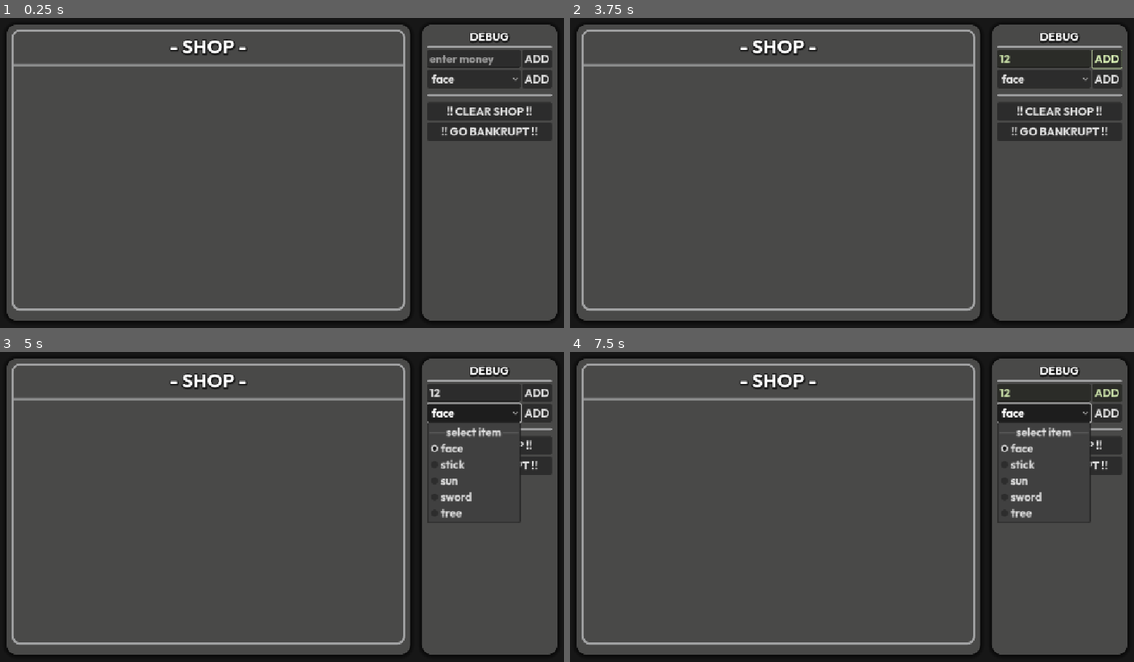
Above: before the commit, frames 1-4 (two rows, left to right).
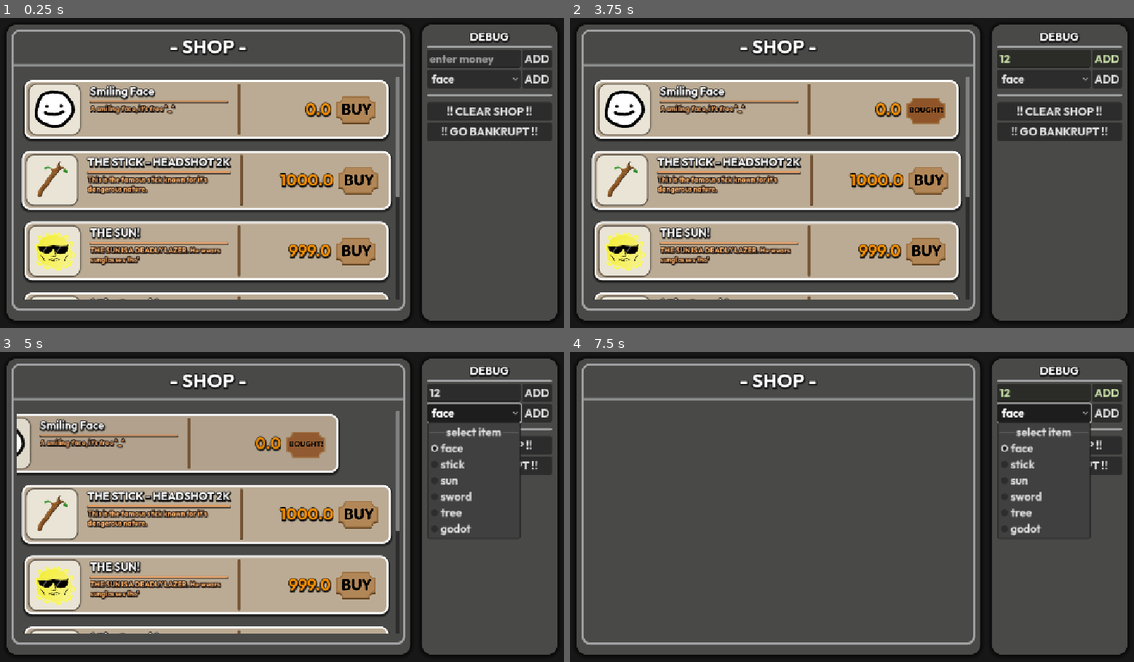
Above: after the commit, the same moments.

Repository: EakyRtk/simple-godot-ui-demo
Game: Godot game, scene res://gui_canvas.tscn
Same seed, same stepped clock (60 frames per second), same inputs: the game is played once before the commit and once after it. The project has no main scene, so this scene is started directly. The engine's default icon, where the game draws it, is replaced by a stand-in: a white triangle on a blue panel in a dark square.
Inputs (mouse positions are in pixels of both pictures, inside the frame that each line leads up to):
- Up to frame 1 (0.25 s): no input
- Up to frame 2 (3.75 s): click (1043, 58) at 0.52 s; type "12" at 0.6 s; click "!! GO BANKRUPT !!" at 1.25 s; click "!! GO BANKRUPT !!" at 2 s; click "ADD" at 2.75 s; click (925, 107) at 3.52 s
- Up to frame 3 (5 s): click "face" at 4.25 s
- Up to frame 4 (7.5 s): click "ADD" at 5 s; click "!! CLEAR SHOP !!" at 5.75 s; click "ADD" at 6.5 s; click "face" at 7.25 s

The runs differ from the first frame. In frame 1, 40% of the frame differs, in the area x 3-71%, y 19-91%; in frame 2, 40%, in the area x 3-98%, y 10-91%; in frame 3, 39%; in frame 4, 0.2%.

Commit message:
commentos

Diff:
--- a/GUI/slot.gd
+++ b/GUI/slot.gd
@@ -16,6 +16,19 @@
 	#you will have to use .append_text()
 	lore_rich_text.add_text(Global.items[item_name].item_lore)
 	price_label.text = str(Global.items[item_name].item_price)
+
+
+#--Yappin--
+#You could also ignore the binding logic in the gui manager and instead
+#handle the buying logic solely in Slot script but if you wanted to implement
+#different things or there are many stuff that must be handled
+#having gui manager to handle stuff can be more flexible. This was the situation
+#for my plugin. Because plugin needs @tool to work. Giving many scripts @tool
+#and try to make them work can be more hard in that way. In that situation
+#I havent gave any script to the ui elements and handled all the operation in
+#the main script. But anyways, it depends on the situation and the logic of the system
+#there is no need to make everything in the same principle.
+#---
 
 
 func get_lost_lol()->void:
@@ -37,6 +50,9 @@
 	var tween = create_tween()
 	tween.tween_property(self, "scale", val, tw_time)
 
+#happens when enter tree, its the same as connecting nodes in the node section
+#but because they have the same purpose I connected them into the same function
+#instead of creating two separate functions: _on_mouse_entered, _on_mouse_exited
 func _enter_tree() -> void:
 	self.mouse_entered.connect(_mouse_tween.bind(Vector2.ONE * 1.01))
 	self.mouse_exited.connect(_mouse_tween.bind(Vector2.ONE))
--- a/globals/global.gd
+++ b/globals/global.gd
@@ -28,7 +28,8 @@
 	"stick": preload("res://item/item_resources/stick.tres"),
 	"sun": preload("res://item/item_resources/sun.tres"),
 	"sword": preload("res://item/item_resources/sword.tres"),
-	"tree": preload("res://item/item_resources/tree.tres")
+	"tree": preload("res://item/item_resources/tree.tres"),
+	"godot": preload("res://item/item_resources/godot.tres")
 }
 
 func add_item_to_player(item_name: String)->void:
--- a/gui_canvas.tscn
+++ b/gui_canvas.tscn
@@ -35,7 +35,6 @@
 grow_vertical = 2
 theme = ExtResource("2_dcgop")
 script = ExtResource("3_qrceq")
-place_every_item = false
 metadata/_edit_lock_ = true
 
 [node name="MarginContainer" type="MarginContainer" parent="GUIManager"]
--- a/gui_manager.gd
+++ b/gui_manager.gd
@@ -33,6 +33,10 @@
 	#flexible and easy
 	new_item_slot.set_meta("item_name", item_name)
 	new_item_slot.buy_button.pressed.connect(_item_bought.bind(new_item_slot))
+
+	#this is valid too
+	#new_item_slot.buy_button.pressed.connect(_les_printos.bind(item_name))
+
 	new_item_slot.insert_values(item_name)
 
 func clear_all()->void:
@@ -48,3 +52,8 @@
 	audio_stream_player.play()
 	Global.add_item_to_player(item_slot.get_meta("item_name"))
 	item_slot.get_lost_lol()
+
+
+func _les_printos(val: String)->void:
+	print(val)
+	#but the logic is not implemented
--- /dev/null
+++ b/item/item_resources/godot.tres
@@ -0,0 +1,12 @@
+[gd_resource type="Resource" script_class="Item" load_steps=3 format=3 uid="uid://coqw8gv0ekoci"]
+
+[ext_resource type="Script" uid="uid://bepshcec1xx2t" path="res://item/item.gd" id="1_5rcm7"]
+[ext_resource type="Texture2D" uid="uid://c012ypdrmy6fl" path="res://icon.svg" id="1_gd5u0"]
+
+[resource]
+script = ExtResource("1_5rcm7")
+item_texture = ExtResource("1_gd5u0")
+item_price = 4.4
+item_name = "Godot"
+item_lore = "Kept you waiting, huh?"
+metadata/_custom_type_script = ExtResource("1_5rcm7")
